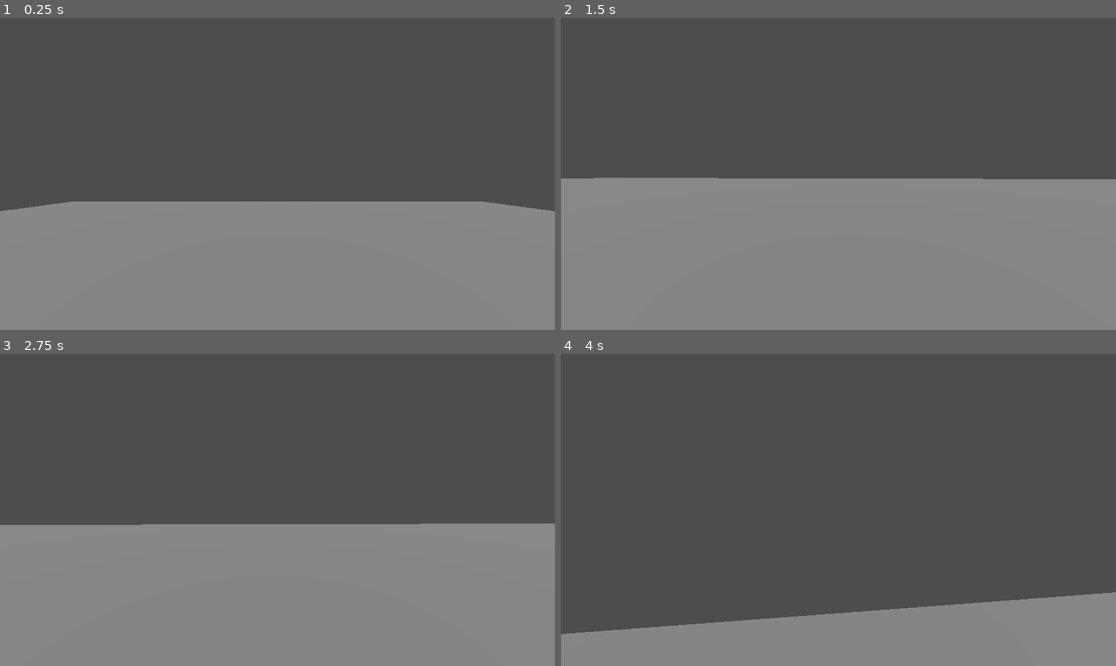
Above: before the commit, frames 1-4 (two rows, left to right).
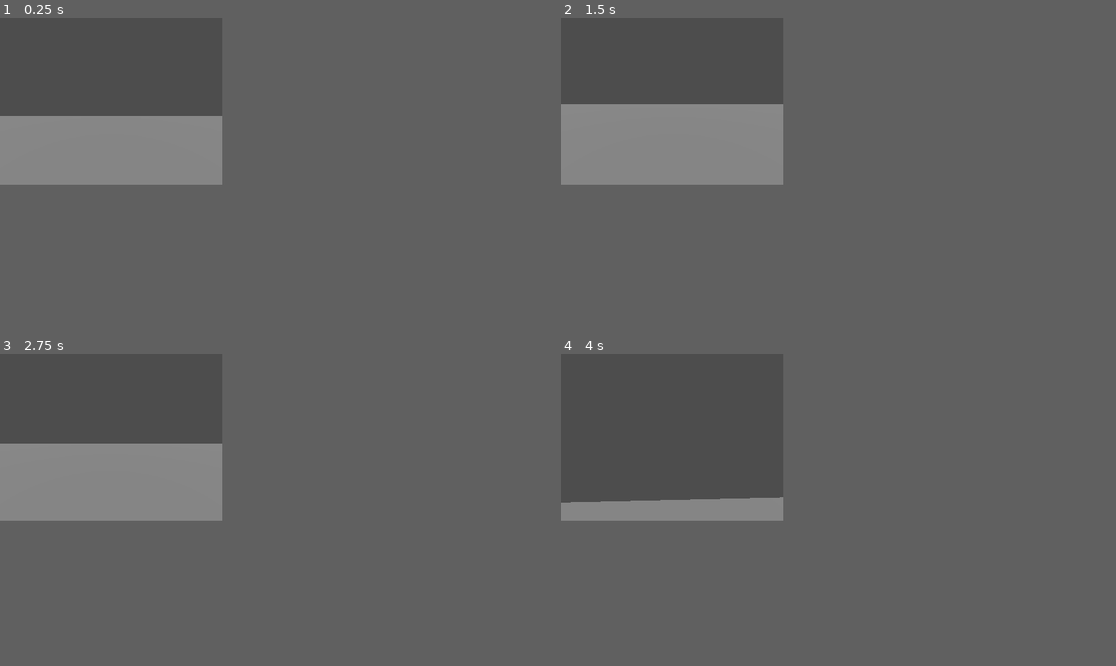
Above: after the commit, the same moments.

Repository: swigof/lowpoly-winter
Game: Godot game, scene res://main.tscn
Two runs of this game, one before a commit and one after it. Both use one fixed random seed, a clock stepped at 60 frames per second and the inputs below.
Inputs (mouse positions are in pixels of both pictures, inside the frame that each line leads up to):
- Up to frame 1 (0.25 s): no input
- Up to frame 2 (1.5 s): move the mouse to (866, 174) at 0.52 s; hold W (move_forward) from 0.53 s (still down); tap Enter at 1.25 s; move the mouse to (810, 174) at 1.27 s
- Up to frame 3 (2.75 s): keep holding W (move_forward); tap Space at 2 s; move the mouse to (288, 503) at 2.02 s
- Up to frame 4 (4 s): keep holding W (move_forward); move the mouse to (832, 516) at 2.77 s; tap Enter at 3.5 s; move the mouse to (877, 513) at 3.52 s
The window is 799x449 before the commit and 320x240 after it. Grey fills any space a smaller window leaves; there, only what the larger window draws over its background counts as a difference.

The runs differ from the first frame. In frame 1, 50% of the frame differs, in the area x 0-100%, y 31-100%; in frame 2, 57%, in the area x 0-100%, y 27-100%; in frame 3, 55%; in frame 4, 20%.

Commit message:
set 240p resolution

Diff:
--- a/project.godot
+++ b/project.godot
@@ -14,6 +14,12 @@
 run/main_scene="uid://del5uh8qdlu0u"
 config/features=PackedStringArray("4.5", "GL Compatibility")
 config/icon="res://icon.svg"
+
+[display]
+
+window/size/viewport_width=320
+window/size/viewport_height=240
+window/size/resizable=false
 
 [editor]
 
